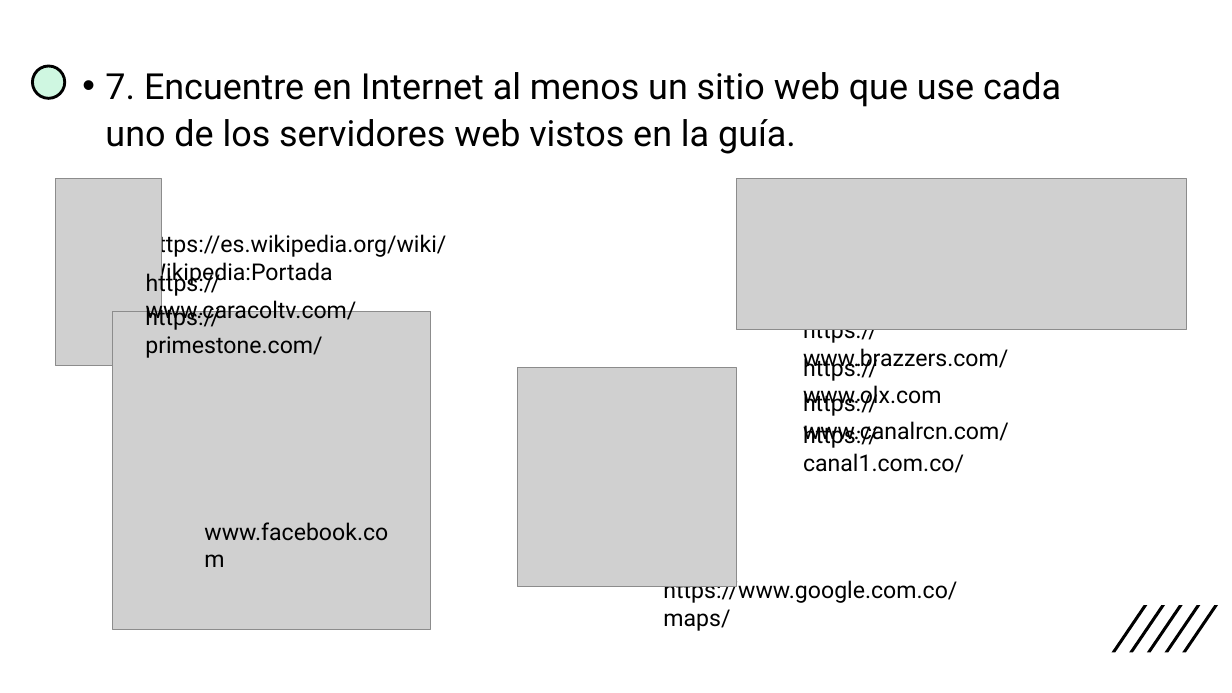
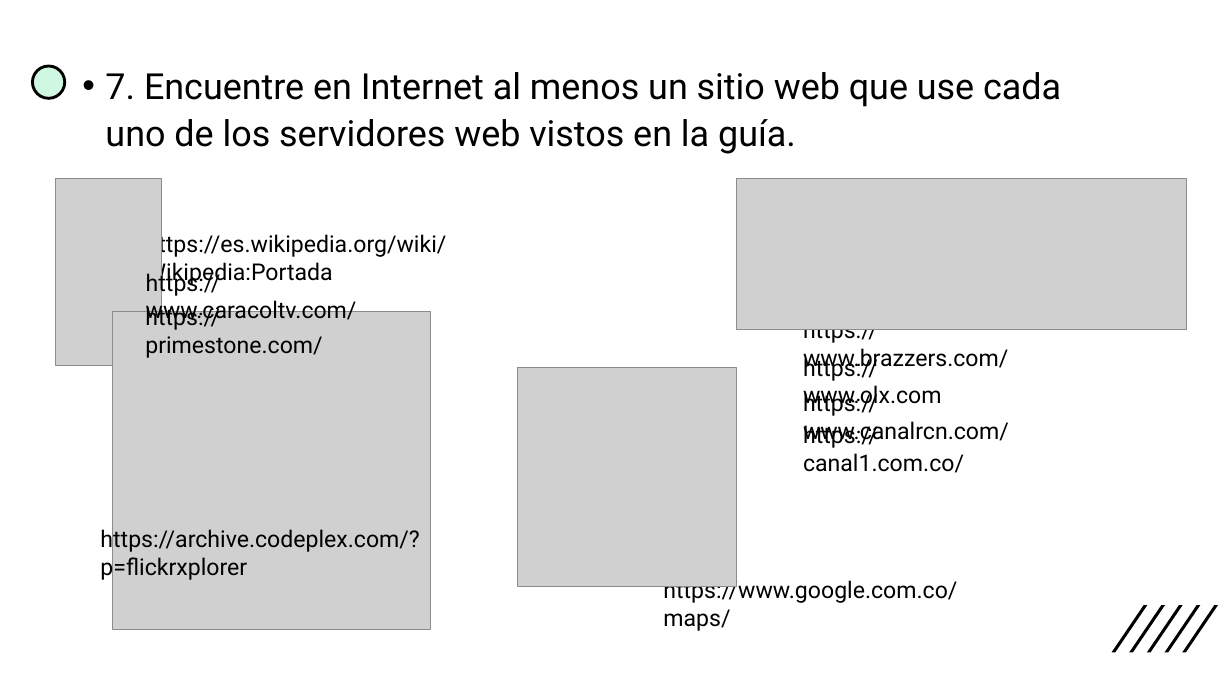
Before and after one commit to Davidjuajinoy/Caso-estudio-tarea-GRUPO-3, a slide deck: slide 14 of Entregables/8 Cotizar la infraestructura/Preguntas.pptx. Drawn at 1232x693 pixels with LibreOffice and Linux fonts; fonts in the diff are those of the drawing; grey boxes stand for pictures. Boxes give left, top, right and bottom in pixels: in the first picture for what was removed or moved away, otherwise in the second. Text is boxed around its words. In the diff, an @@ line names an element or a change of style, - is before the commit and + after.

```diff
--- a/Entregables/8 Cotizar la infraestructura/Preguntas.pptx
+++ b/Entregables/8 Cotizar la infraestructura/Preguntas.pptx
@@ text at (100, 527, 419, 580): text changed @@
-www.facebook.com
+https://archive.codeplex.com/?p=flickrxplorer
```
Also in this commit, not shown: 2 other slides changed, 1 slide removed, 1 other file.
